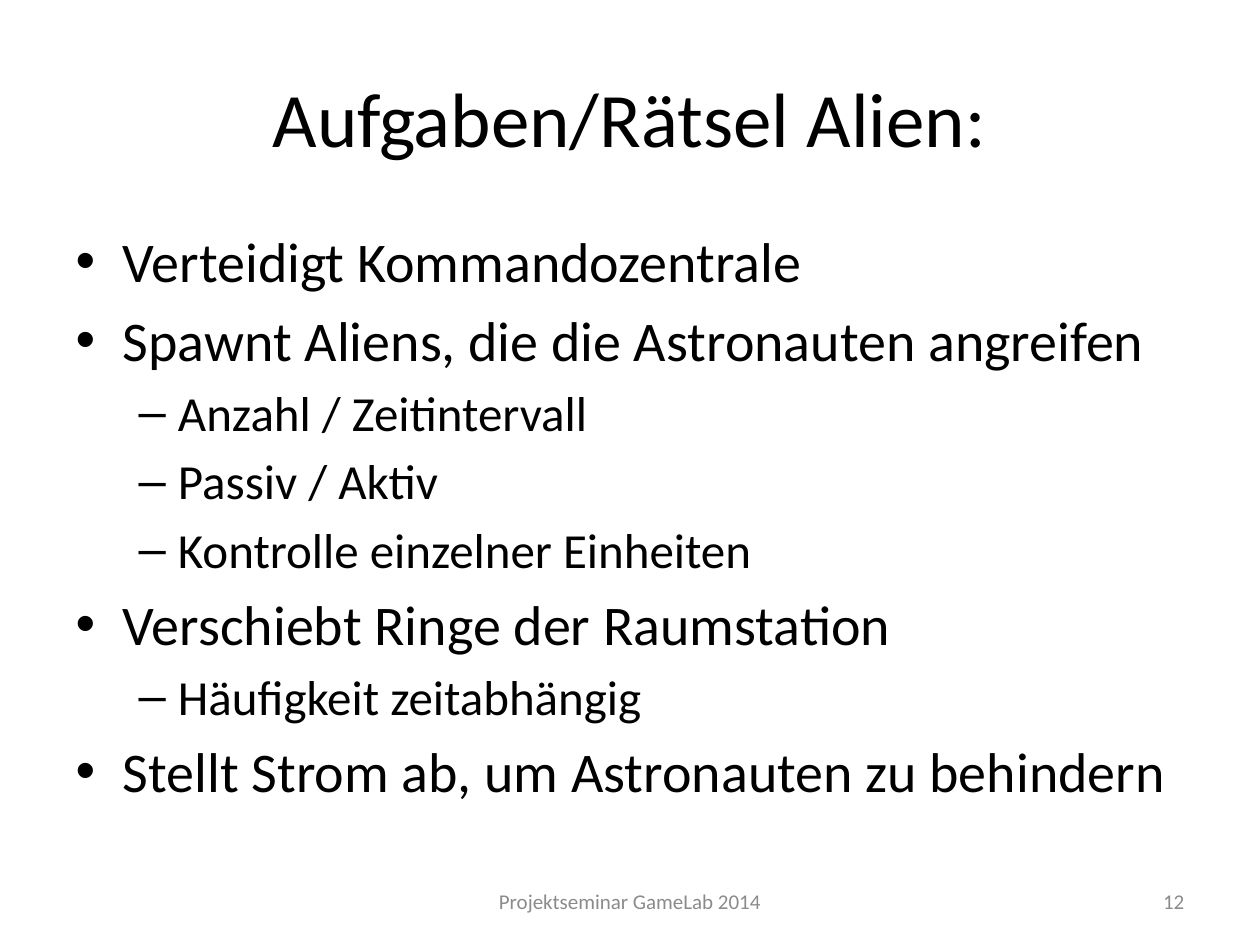
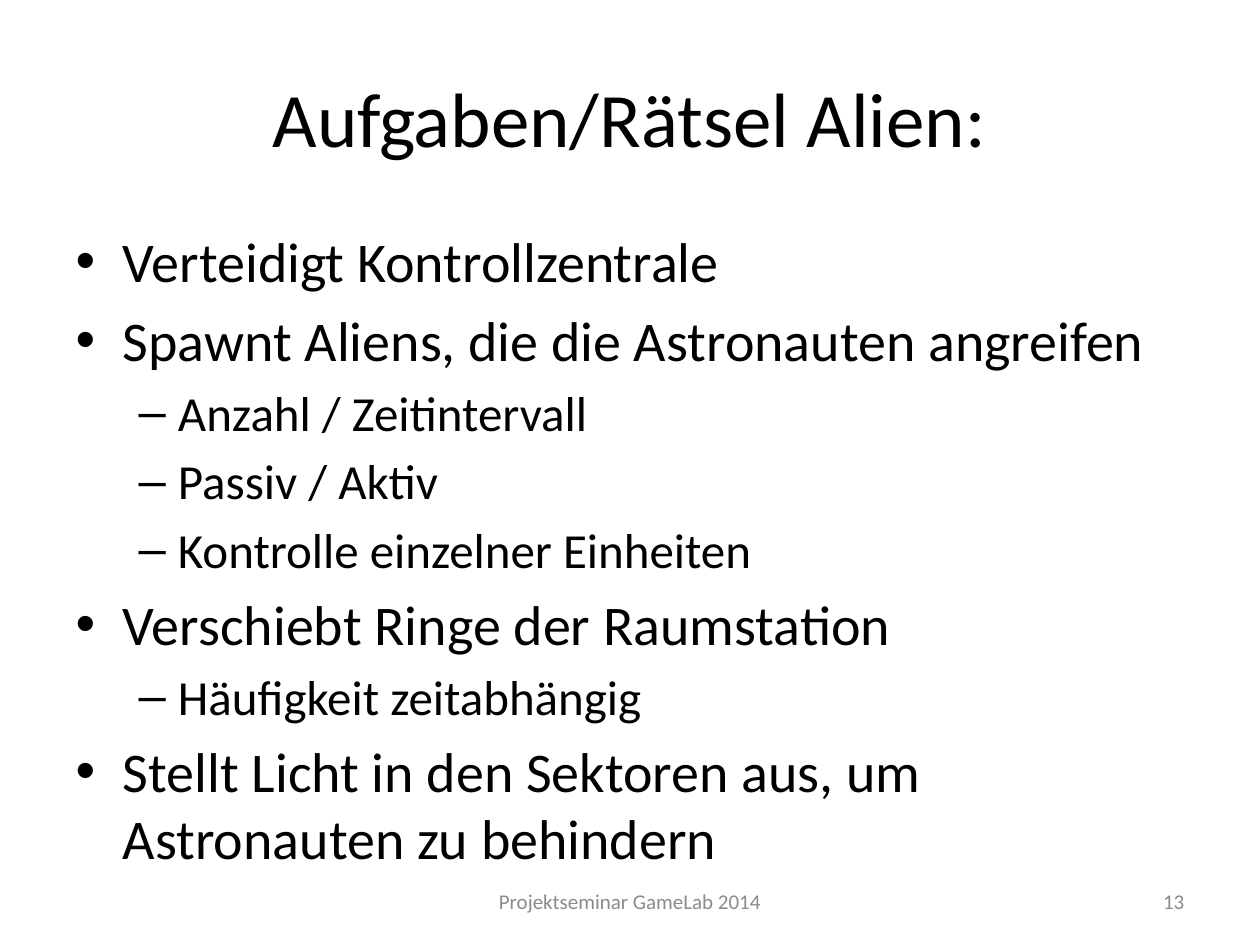
Before and after one commit to Instinctlol/gamelab2014, a slide deck: slide 13 of Abschlusspräsentation/SpielkonzeptFINAL.pptx (slide 12 before the commit). Drawn at 1260x945 pixels with LibreOffice and Linux fonts; fonts in the diff are those of the drawing; background and template pictures are left out. Boxes give left, top, right and bottom in pixels: in the first picture for what was removed or moved away, otherwise in the second. Text is boxed around its words. In the diff, an @@ line names an element or a change of style, - is before the commit and + after.

```diff
--- a/Abschlusspräsentation/SpielkonzeptFINAL.pptx
+++ b/Abschlusspräsentation/SpielkonzeptFINAL.pptx
@@ text at <box>123,243,718,292</box>: text changed @@
-• Verteidigt Kommandozentrale
+• Verteidigt Kontrollzentrale
@@ text at <box>123,753,920,860</box>: text changed @@
-• Stellt Strom ab, um Astronauten zu behindern
+• Stellt Licht in den Sektoren aus, um Astronauten zu behindern
@@ page number at <box>1163,895,1184,909</box>: text changed @@
-12
+13
```
Also in this commit, not shown: 10 other slides changed, 1 slide added, 1 slide removed, 3 other files.
